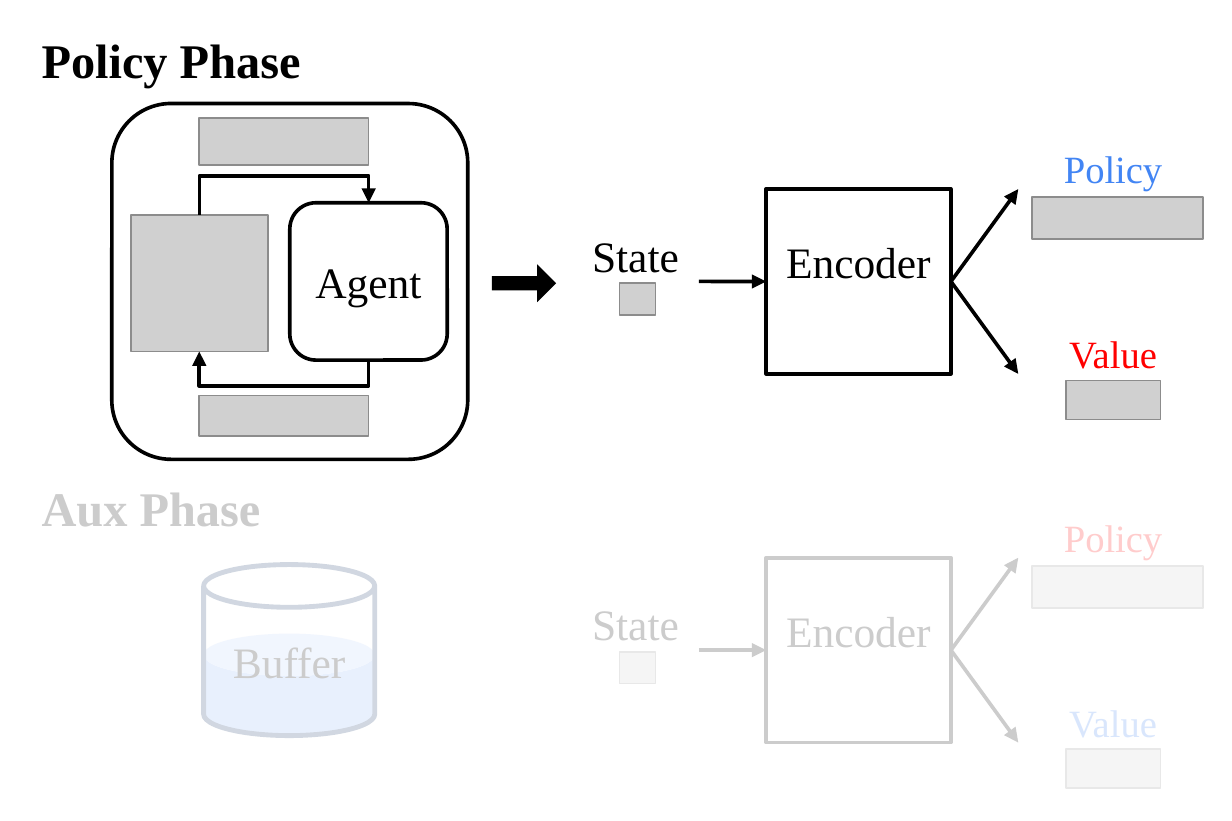
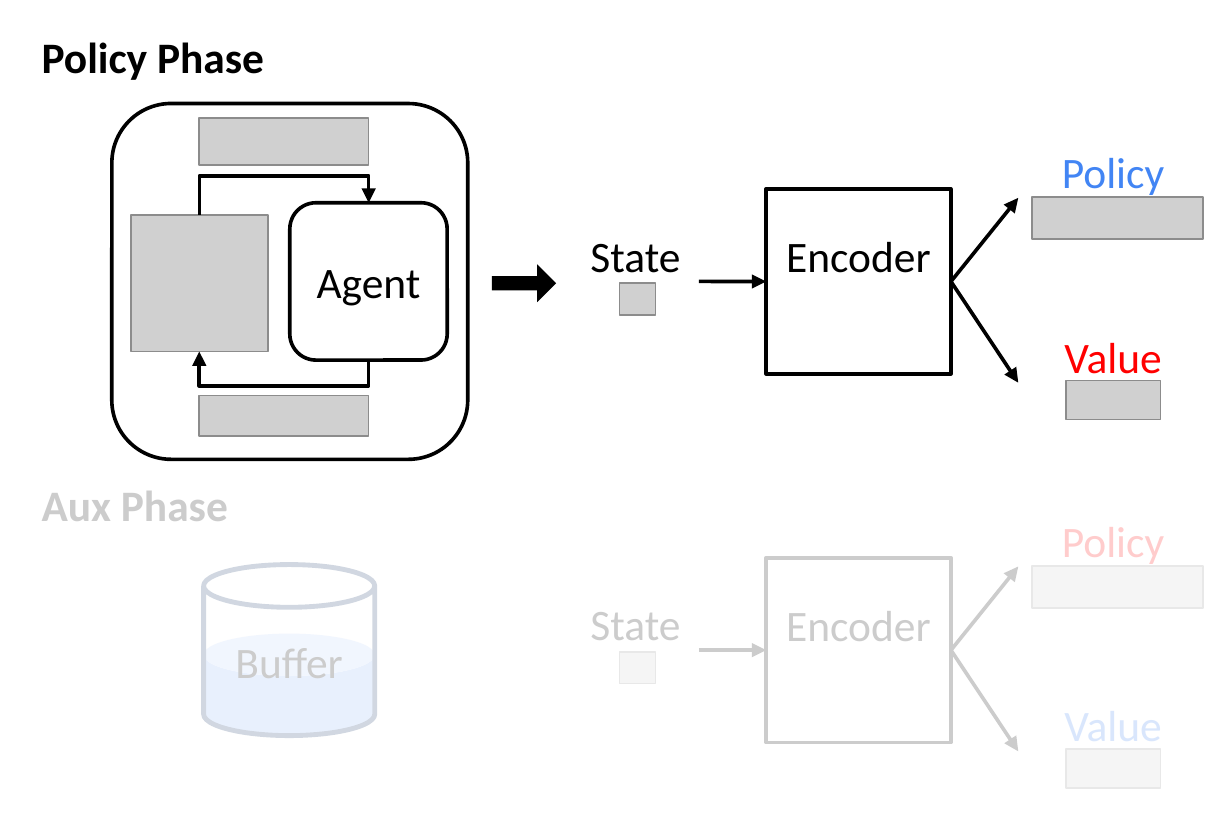
Before and after one commit to symoon11/symoon11.github.io, a slide deck: slide 8 of images/moon22neurips.pptx. Drawn at 1232x821 pixels with LibreOffice and Linux fonts; fonts in the diff are those of the drawing; grey boxes stand for pictures; background and template pictures are left out. Boxes give left, top, right and bottom in pixels: in the first picture for what was removed or moved away, otherwise in the second. Text is boxed around its words. In the diff, an @@ line names an element or a change of style, - is before the commit and + after.

```diff
--- a/images/moon22neurips.pptx
+++ b/images/moon22neurips.pptx
@@ text "Policy Phase" at box(42, 42, 264, 80): size 20 to 18 pt, font Times New Roman to Calibri @@
@@ arrow moved from (950, 282) - (1018, 189) to (950, 282) - (1018, 198) @@
@@ arrow moved from (950, 282) - (1018, 374) to (950, 282) - (1018, 382) @@
@@ text "Aux Phase" at box(42, 491, 228, 521): size 20 to 18 pt, font Times New Roman to Calibri @@
@@ arrow moved from (950, 650) - (1018, 558) to (950, 650) - (1018, 566) @@
@@ font Times New Roman to Calibri in 6 elements at box(766, 189, 950, 374), box(590, 243, 680, 283), box(290, 203, 448, 361), box(203, 565, 374, 735), box(766, 558, 950, 742), box(590, 612, 680, 640) @@
@@ arrow moved from (950, 650) - (1018, 742) to (950, 650) - (1018, 751) @@
@@ size 16 to 18 pt, font Times New Roman to Calibri in 4 elements at box(1062, 158, 1164, 199), box(1064, 342, 1161, 384), box(1062, 527, 1164, 564), box(1018, 690, 1208, 813) @@
```
Also in this commit, not shown: 13 other slides changed, 12 other files.
